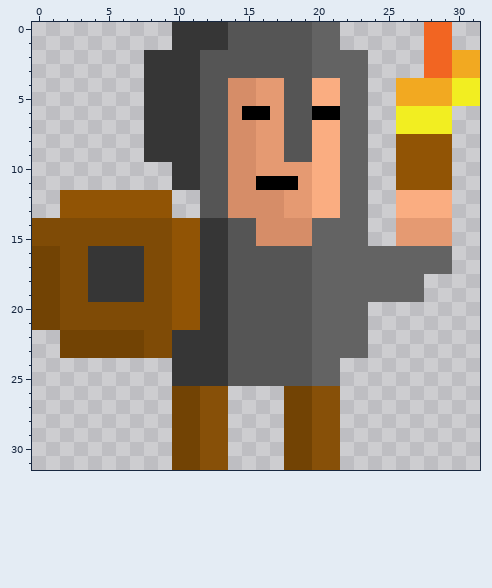
Two versions of one pixel-art sprite, sprites/spr_player/layers/f61b63d5-9510-4f37-bea3-927cc92c9bee/d28bc2d1-eceb-4ef4-b34f-7e47530cce4f.png. Above: the version before the commit.
The file is 32x32 pixels.
New version:
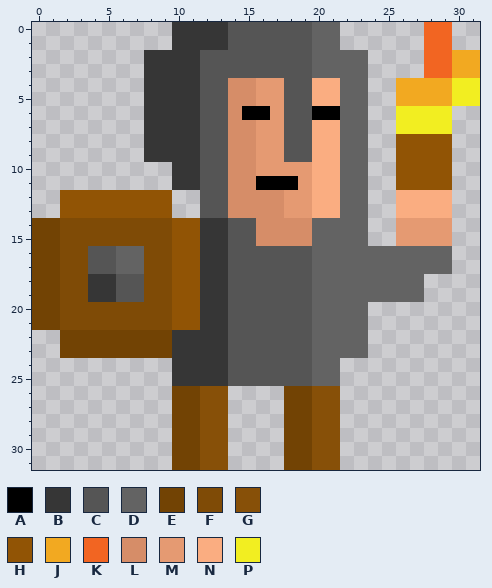
Palette (. is transparent): A #000000  B #363636  C #555555  D #636363  E #724304  F #7f4b06  G #875008  H #915405  J #f2a921  K #f26522  L #d68d68  M #e59a72  N #faad81  P #f2ee21
What changed:
The edit turns colour B into colour C in rows 16 to 17 at x 4 to 5; in rows 18 to 19 at x 6 to 7.
The edit turns colour B into colour D in rows 16 to 17 at x 6 to 7.
The edit turns colour F into colour E in rows 14 to 15 at x 0 to 1; in rows 22 to 23 at x 8 to 9.
Changed places in both pictures, as pixel boxes (x1, y1, x2, y2):
changed: (32, 218, 172, 358)
